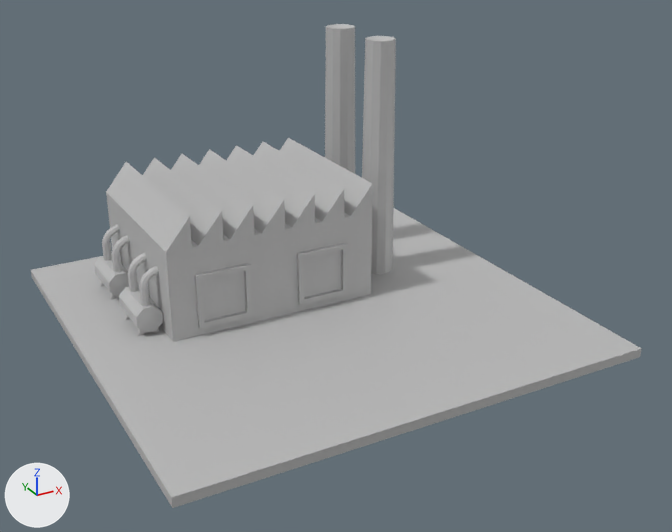
A saved change to the FBX model Assets/Model/Factory0.fbx.
One viewpoint serves both versions: a camera (50 mm lens) standing at (-4.24, -8.31, 4.62) and looking at (0.11, -0.41, 0.67). Lighting does not change. The marker at lower left points along +X, +Y and +Z. Where no turn or scale is listed for an object, it has been applied to the vertices. Vertices at the same position are counted once.
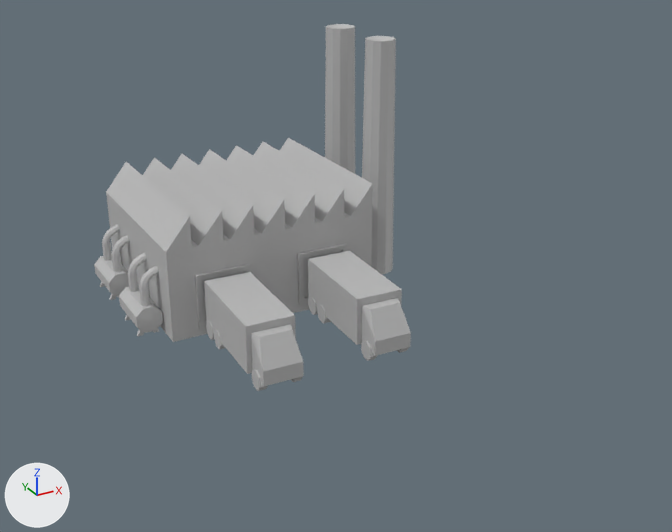
Where the newer file only moved an object's origin or applied its transform, the numbers keep the older frame.

The change in detail:
Material 'lambert3' (mat_lambert3) is new.
Its base color is (0.5, 0.5, 0.5) (grey #bcbcbc).
me_mesh has 663 vertices, 558 faces and spans x -2.5..2.5, y -2.5..2.5, z 0.0..2.85.
me_mesh is used by ob_pcube23; location (0.0, 0.0, -0.05).
me_mesh part 1: the loose piece of 8 vertices spanning x -2.5..2.5, y -2.5..2.5, z 0.0..0.1 is deleted.
Mesh me_mesh_1 is new.
It has 78 vertices, 85 faces and spans x -0.286..0.251, y -0.837..0.558, z 0.0..0.593.
It uses material mat_lambert3 (grey #bcbcbc).
Object 'solid' (ob_solid) is new; it shows me_mesh_1.
Its location is (-1.04, -0.77, 0.13).
Object 'solid1' (ob_solid1) is new; it shows a copy of me_mesh_1.
Its location is (0.13, -0.77, 0.13).

What differs and where, as boxes [x1, y1, x2, y2] in the pictures (672 x 532 px):
'pCube23', reshaped (50% narrower, 34% shorter): before [31, 24, 642, 508]; after [94, 24, 396, 342]
'solid', added: after [204, 272, 304, 391]
'solid1', added: after [308, 251, 411, 361]
part 1 of me_mesh, deleted: before [31, 208, 642, 508]
